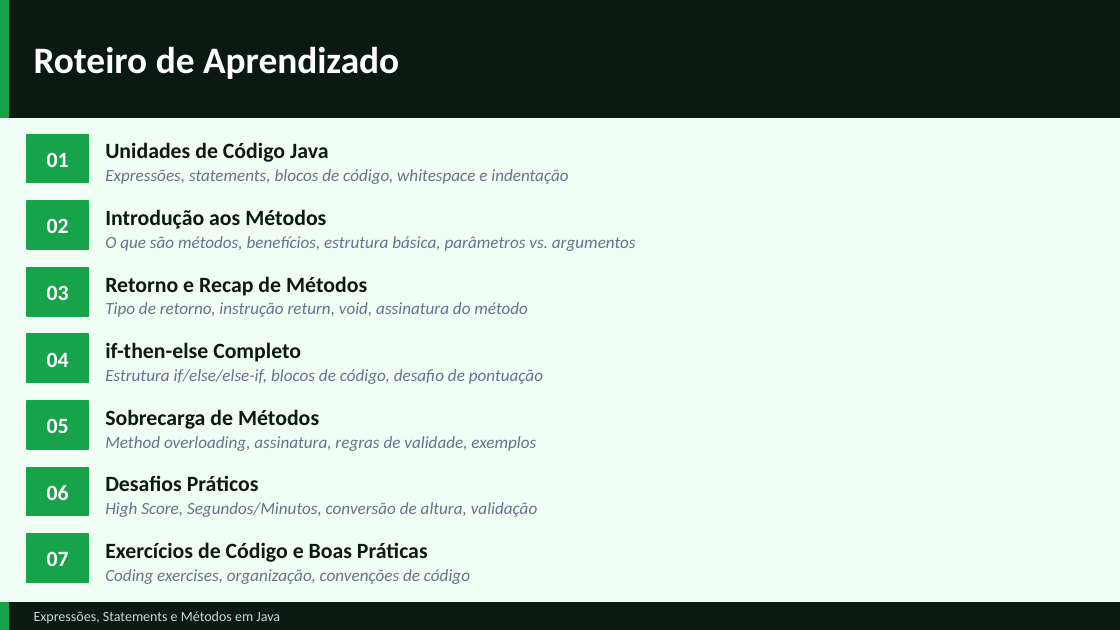
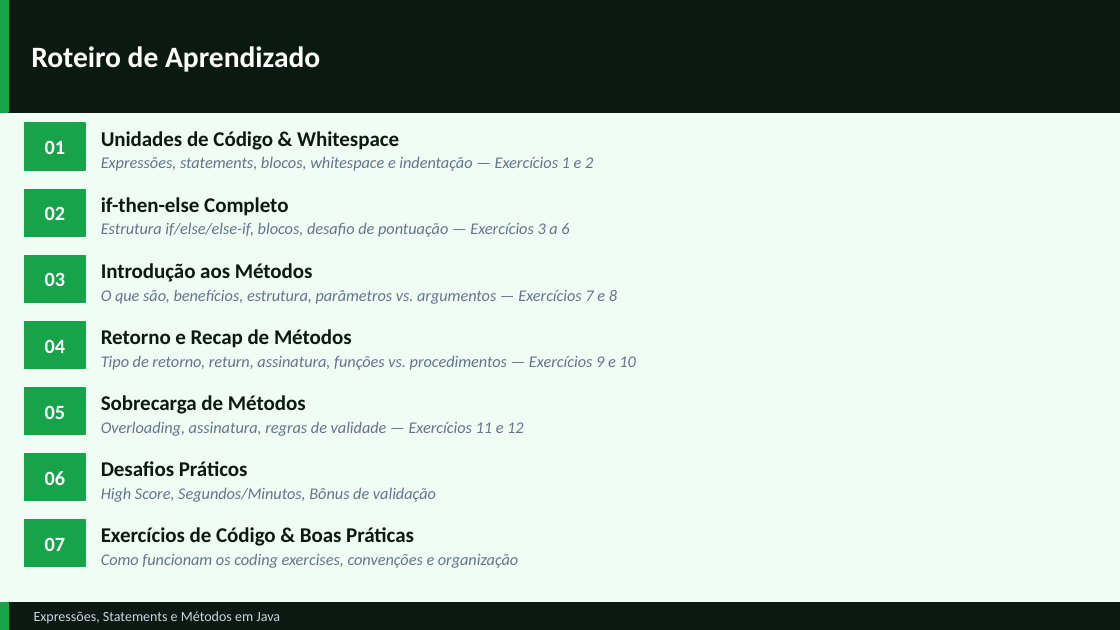
Before and after one commit to GustavoJ-dev/JavaStudiesHub, a slide deck: slide 2 of src/module03/content/Expressoes-Statements-e-Metodos.pptx. Drawn at 1120x630 pixels with LibreOffice and Linux fonts; fonts in the diff are those of the drawing. Boxes give left, top, right and bottom in pixels: in the first picture for what was removed or moved away, otherwise in the second. Text is boxed around its words. In the diff, an @@ line names an element or a change of style, - is before the commit and + after.

Commit message:
feat: nova funcionalidade no main module10/studentchalleng refac: refatorei para organização sem mudar a lógica

```diff
--- a/src/module03/content/Expressoes-Statements-e-Metodos.pptx
+++ b/src/module03/content/Expressoes-Statements-e-Metodos.pptx
@@ rectangle: place and size @@
-rectangle at box(0, 0, 1120, 118)
+rectangle at box(0, 0, 1120, 112)
@@ rectangle: place and size @@
-rectangle at box(0, 0, 8, 118)
+rectangle at box(0, 0, 8, 112)
@@ text "Roteiro de Aprendizado" at box(31, 46, 320, 72): size 24 to 19 pt @@
@@ text at box(101, 131, 399, 150): text changed; size 14 to 13.5 pt @@
-Unidades de Código Java
+Unidades de Código & Whitespace
@@ text at box(101, 156, 593, 171): text changed; size 11 to 10.5 pt @@
-Expressões, statements, blocos de código, whitespace e indentação
+Expressões, statements, blocos, whitespace e indentação — Exercícios 1 e 2
@@ 2 texts, 2 rectangles: place and size @@
-2 texts, 2 rectangles at box(27, 134, 88, 249)
+2 texts, 2 rectangles at box(25, 123, 85, 236)
@@ size 14 to 13.5 pt in 5 elements at box(101, 395, 306, 414), box(101, 461, 248, 476), box(101, 329, 352, 348), box(101, 263, 313, 282), box(101, 197, 288, 216) @@
@@ text "if-then-else Completo": place and size @@
-text "if-then-else Completo" at box(105, 342, 301, 362)
+text "if-then-else Completo" at box(101, 197, 288, 216)
@@ text added at box(101, 222, 569, 237), 10.5 pt, text #64748B, italic @@
+Estrutura if/else/else-if, blocos, desafio de pontuação — Exercícios 3 a 6
@@ text "Introdução aos Métodos": place and size @@
-text "Introdução aos Métodos" at box(105, 209, 326, 229)
+text "Introdução aos Métodos" at box(101, 263, 313, 282)
@@ text at box(101, 289, 617, 304): text changed; size 11 to 10.5 pt @@
-O que são métodos, benefícios, estrutura básica, parâmetros vs. argumentos
+O que são, benefícios, estrutura, parâmetros vs. argumentos — Exercícios 7 e 8
@@ text "Retorno e Recap de Métodos": place and size @@
-text "Retorno e Recap de Métodos" at box(105, 276, 367, 296)
+text "Retorno e Recap de Métodos" at box(101, 329, 352, 348)
@@ text removed at box(105, 302, 528, 317) @@
-Tipo de retorno, instrução return, void, assinatura do método
@@ text at box(101, 355, 635, 370): text changed; size 11 to 10.5 pt @@
-Estrutura if/else/else-if, blocos de código, desafio de pontuação
+Tipo de retorno, return, assinatura, funções vs. procedimentos — Exercícios 9 e 10
@@ text "Sobrecarga de Métodos": place and size @@
-text "Sobrecarga de Métodos" at box(105, 409, 319, 429)
+text "Sobrecarga de Métodos" at box(101, 395, 306, 414)
@@ text at box(101, 421, 523, 436): text changed; size 11 to 10.5 pt @@
-Method overloading, assinatura, regras de validade, exemplos
+Overloading, assinatura, regras de validade — Exercícios 11 e 12
@@ text "Desafios Práticos": place and size @@
-text "Desafios Práticos" at box(105, 475, 259, 491)
+text "Desafios Práticos" at box(101, 461, 248, 476)
@@ text at box(101, 487, 436, 502): text changed; size 11 to 10.5 pt @@
-High Score, Segundos/Minutos, conversão de altura, validação
+High Score, Segundos/Minutos, Bônus de validação
@@ size 14 to 13 pt in 7 elements at box(45, 140, 65, 154), box(45, 206, 65, 220), box(45, 272, 65, 286), box(45, 339, 65, 353), box(45, 405, 65, 419), box(45, 471, 65, 485), box(45, 537, 65, 551) @@
@@ 5 texts, 5 rectangles: place and size @@
-5 texts, 5 rectangles at box(27, 268, 88, 582)
+5 texts, 5 rectangles at box(25, 255, 85, 567)
@@ text at box(101, 527, 414, 546): text changed; size 14 to 13.5 pt @@
-Exercícios de Código e Boas Práticas
+Exercícios de Código & Boas Práticas
@@ text at box(101, 553, 518, 568): text changed; size 11 to 10.5 pt @@
-Coding exercises, organização, convenções de código
+Como funcionam os coding exercises, convenções e organização
```
Also in this commit, not shown: 23 other slides changed, 15 slides added, 10 slides removed, 7 other files.
